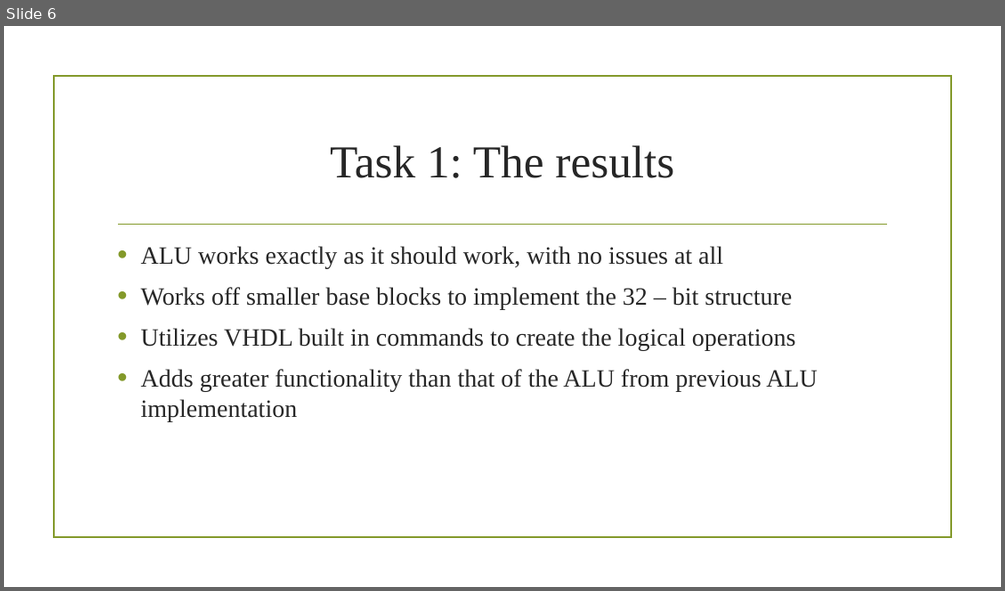
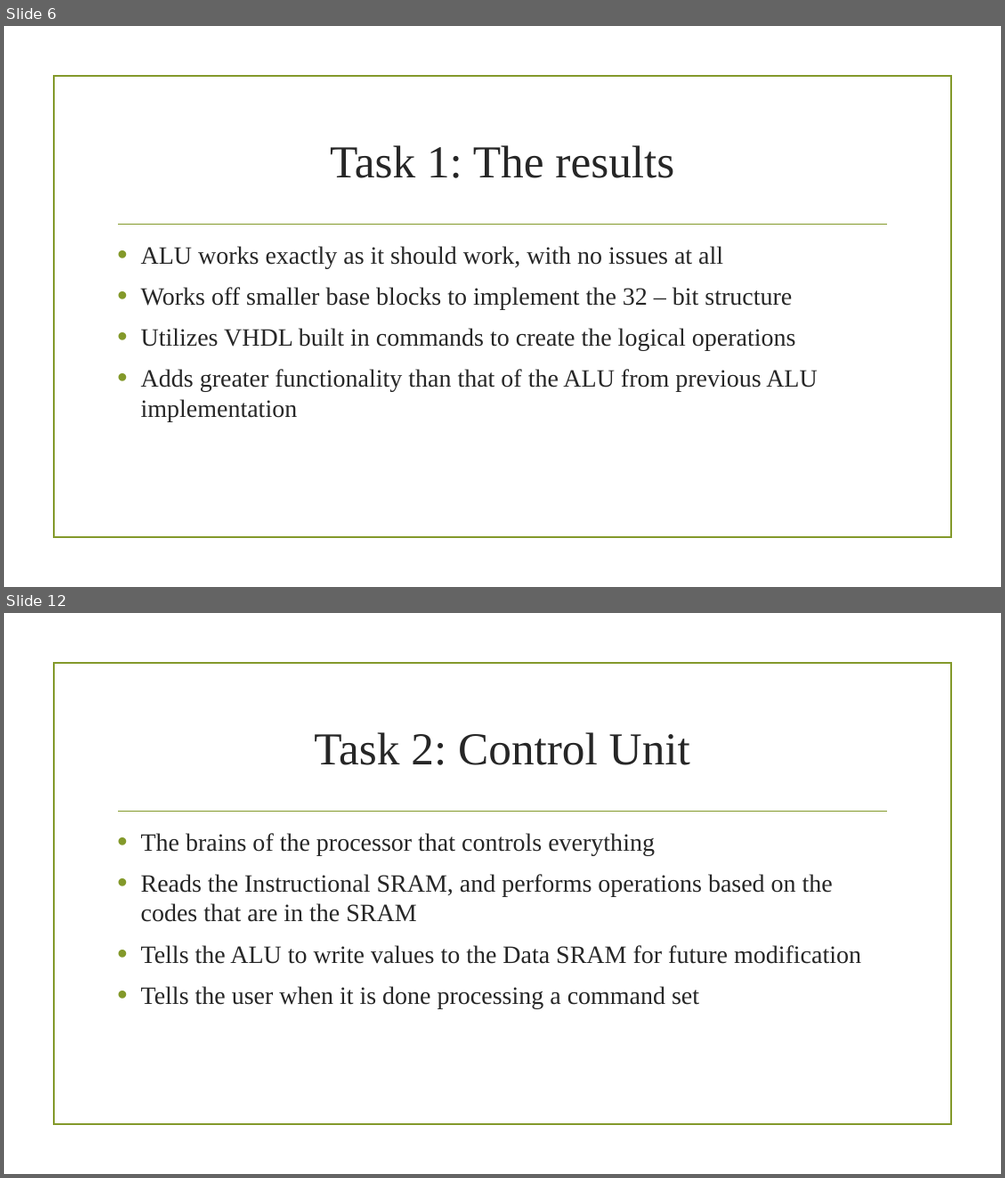
Before and after one commit to Astalidan/LiProject, a slide deck: Documentation/Li_Project_PowerPoint.pptx. Shown one above the other, each under a label of ours: slide 6 before the commit, slides 6 and 12 after it; the slides between them are not shown. The pictures are 1005x591 and 1005x1178 pixels, drawn with LibreOffice and Linux fonts; fonts in the diff are those of the drawing; background and template pictures are left out. Boxes give left, top, right and bottom in pixels: in the first picture for what was removed or moved away, otherwise in the second. Text is boxed around its words. In the diff, an @@ line names an element or a change of style, - is before the commit and + after.

```diff
--- a/Documentation/Li_Project_PowerPoint.pptx
+++ b/Documentation/Li_Project_PowerPoint.pptx
@@ slide 12 added at [4,613,1001,1174], background picture (left out); not listed: 2 template elements that a slide beside it also shows @@
@@ title added at [314,732,690,765], 44 pt, text #262626 @@
+Task 2: Control Unit
@@ text added at [141,833,861,1008], 24 pt, text #262626 @@
+• The brains of the processor that controls everything
+• Reads the Instructional SRAM, and performs operations based on the codes that are in the SRAM
+• Tells the ALU to write values to the Data SRAM for future modification
+• Tells the user when it is done processing a command set
```
Also in this commit, not shown: 13 other slides added.
